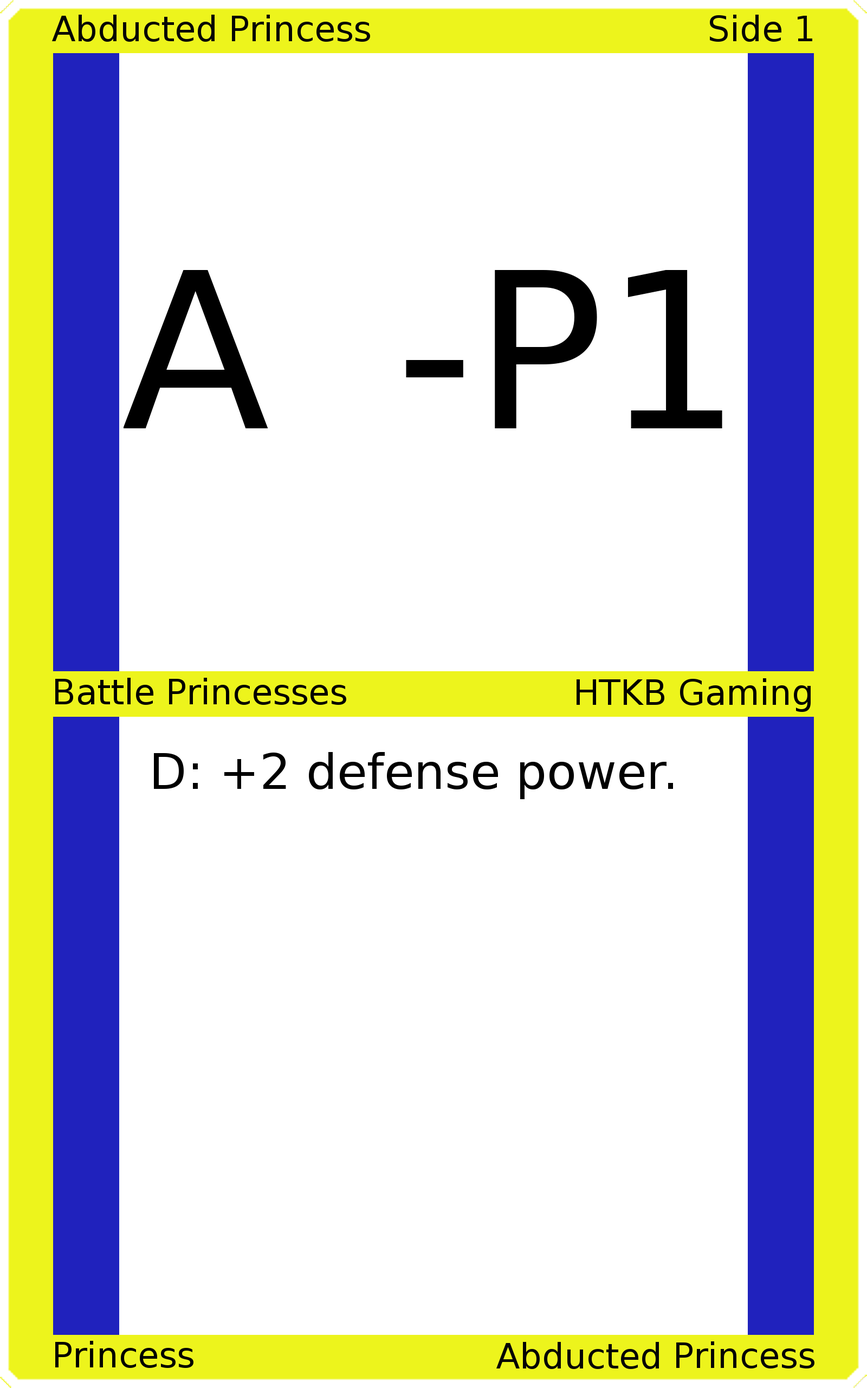
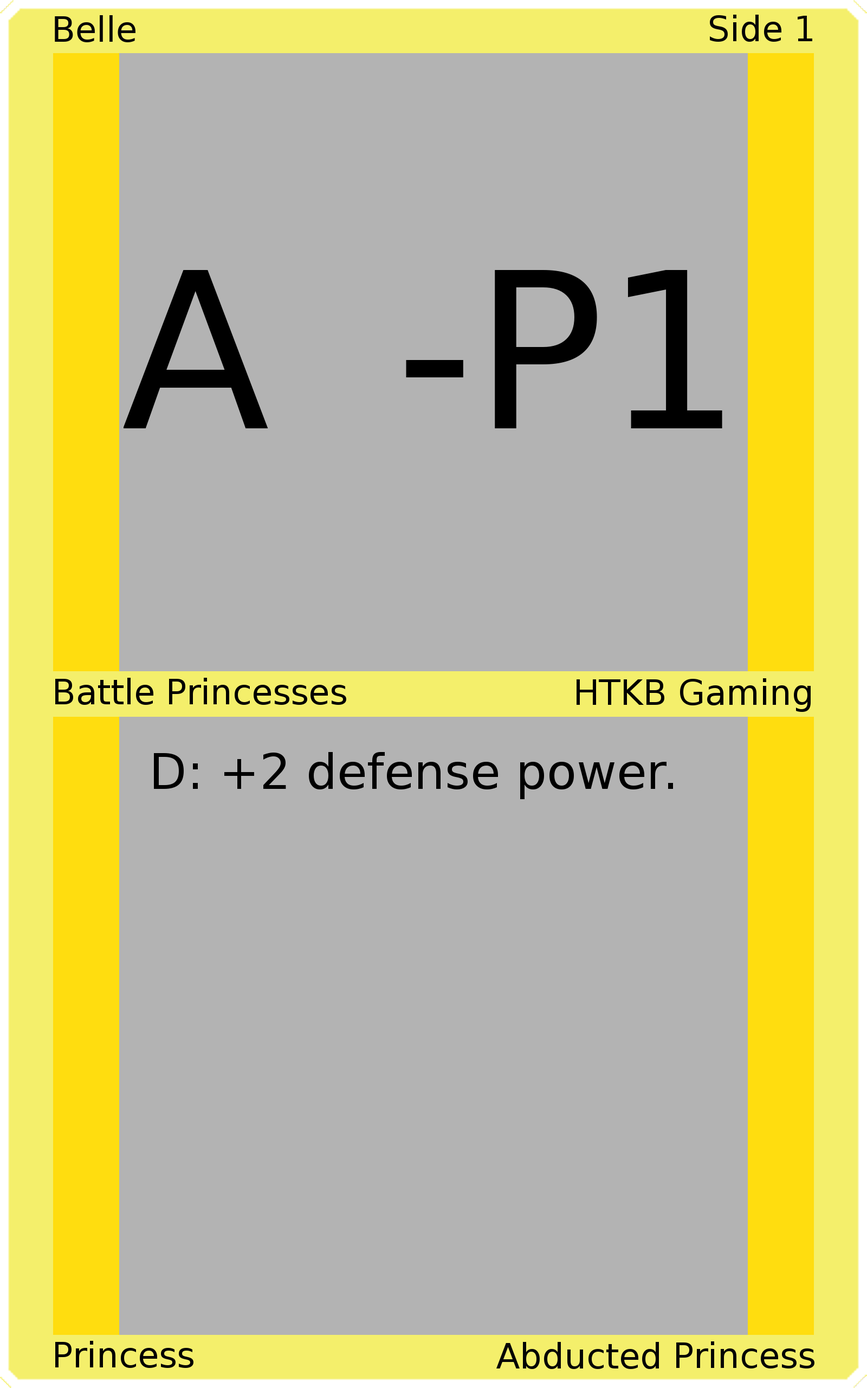
Layers edited between the first and the second 867px x 1388px image:
painted on "Upper Left" over [52, 14, 371, 43]
painted on "Border" over [0, 0, 867, 1388]
painted on "Symbol 1" over [119, 52, 748, 673]
painted on "Symbol 2" over [119, 715, 748, 1336]
painted on "Background" over [35, 35, 832, 1352]
